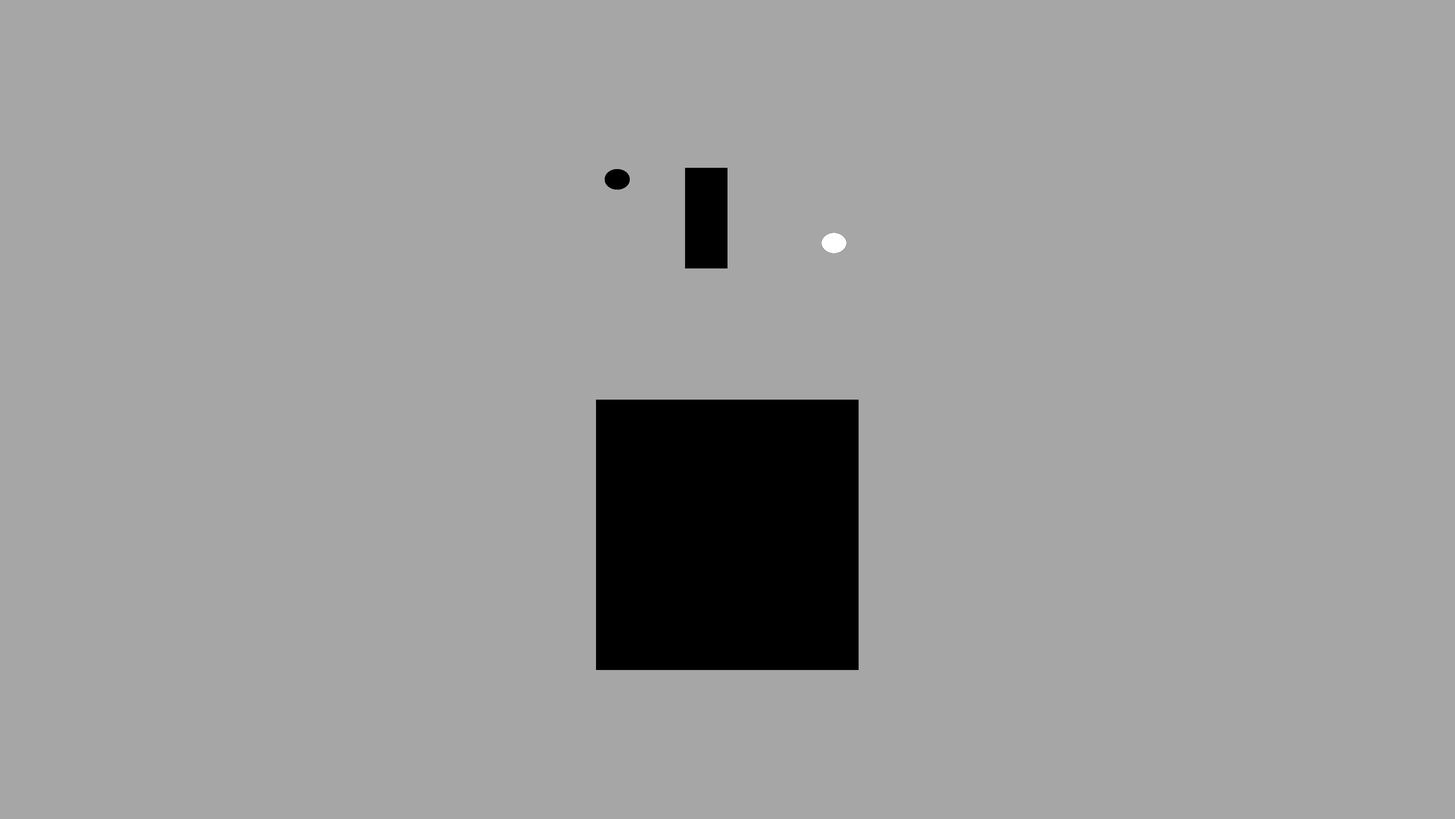
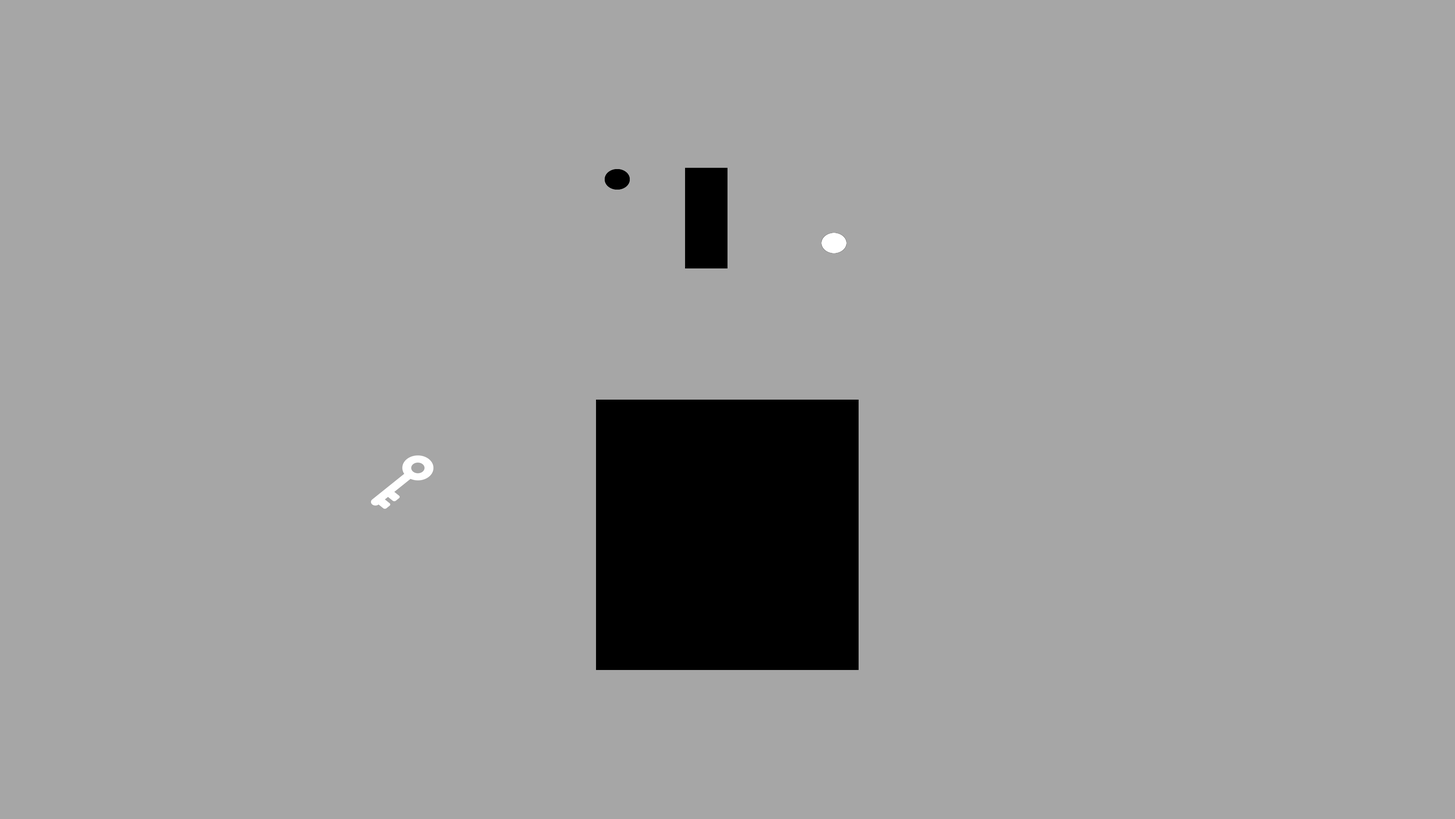
Two versions of the same layered image (1455 × 819). Layer-by-layer changes:
added layer "Key" above "Coin" over bbox(371, 455, 434, 509)
